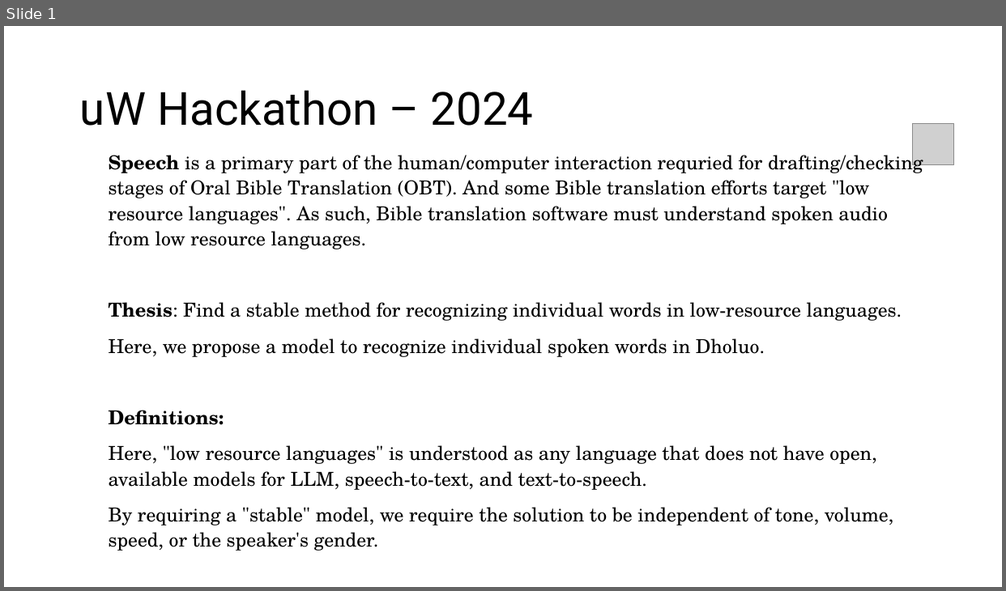
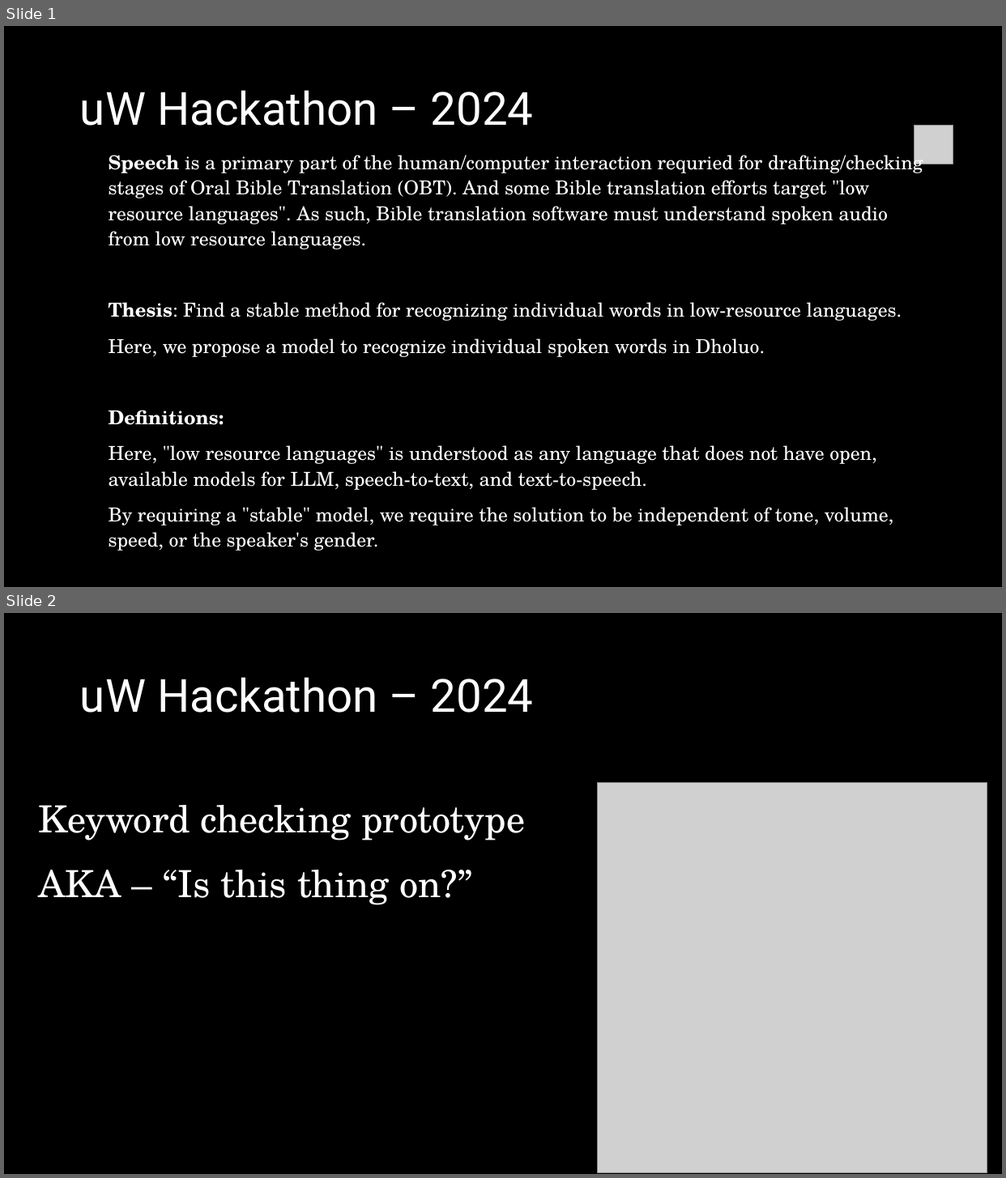
Before and after one commit to PENNET-dev/hackathon-uW-2024, a slide deck: Hackathon Presentation.pptx. Shown one above the other, each under a label of ours: slide 1 before the commit, slides 1 and 2 after it. The pictures are 1006x591 and 1006x1178 pixels, drawn with LibreOffice and Linux fonts; fonts in the diff are those of the drawing; grey boxes stand for pictures. Boxes give left, top, right and bottom in pixels: in the first picture for what was removed or moved away, otherwise in the second. Text is boxed around its words. In the diff, an @@ line names an element or a change of style, - is before the commit and + after.

```diff
--- a/Hackathon Presentation.pptx
+++ b/Hackathon Presentation.pptx
@@ slide 2 added at (4,613,1002,1174), background #000000 @@
@@ title added at (80,677,534,713), 44 pt, text #FFFFFF @@
+uW Hackathon – 2024
@@ text added at (38,805,525,905), 36 pt, text #FFFFFF @@
+Keyword checking prototype
+AKA – “Is this thing on?”
@@ picture added at (598,783,987,1173) @@
@@ slide 1 changed as well @@
@@ background #FFFFFF to #000000 @@
@@ title "uW Hackathon – 2024" at (80,90,534,126): text colour #000000 to #FFFFFF @@
@@ text "Speech is a primary part ..." at (108,150,923,551): text colour #000000 to #FFFFFF @@
```
Also in this commit, not shown: 11 other slides changed, 3 other slides added, 7 other files.
